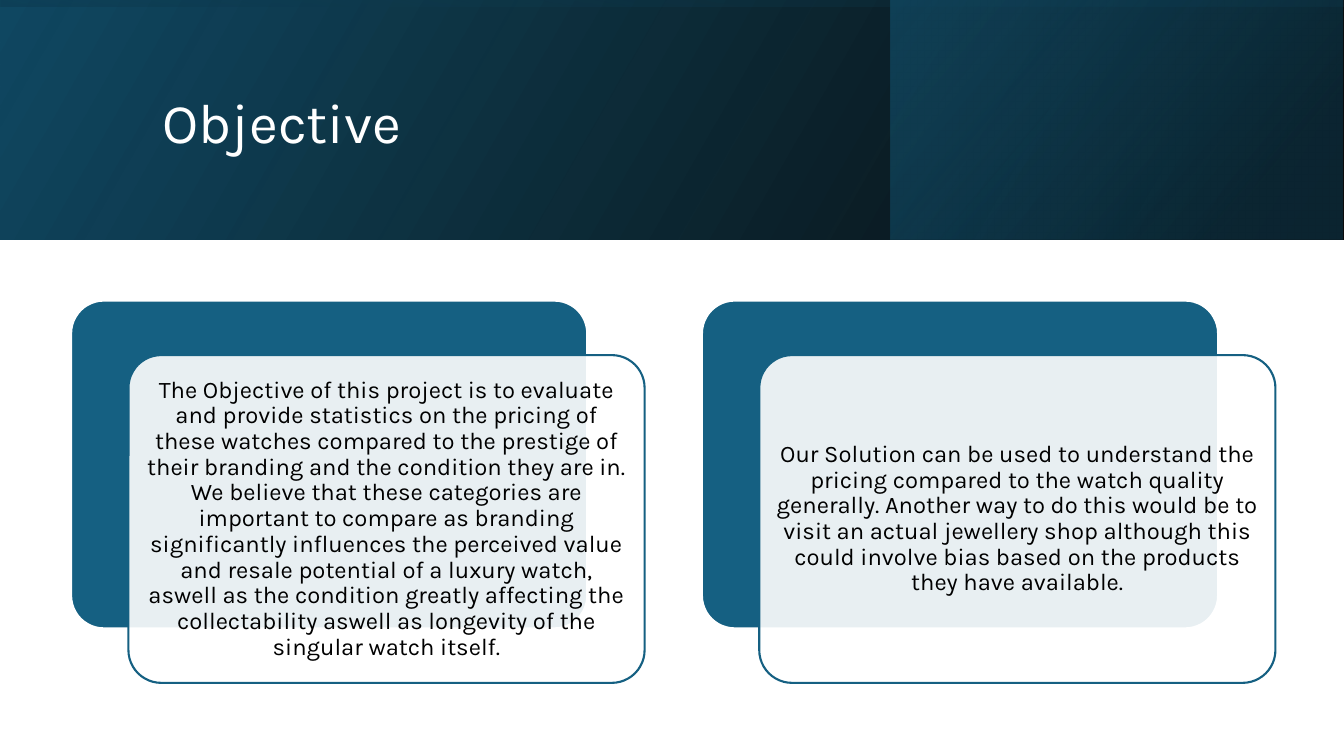
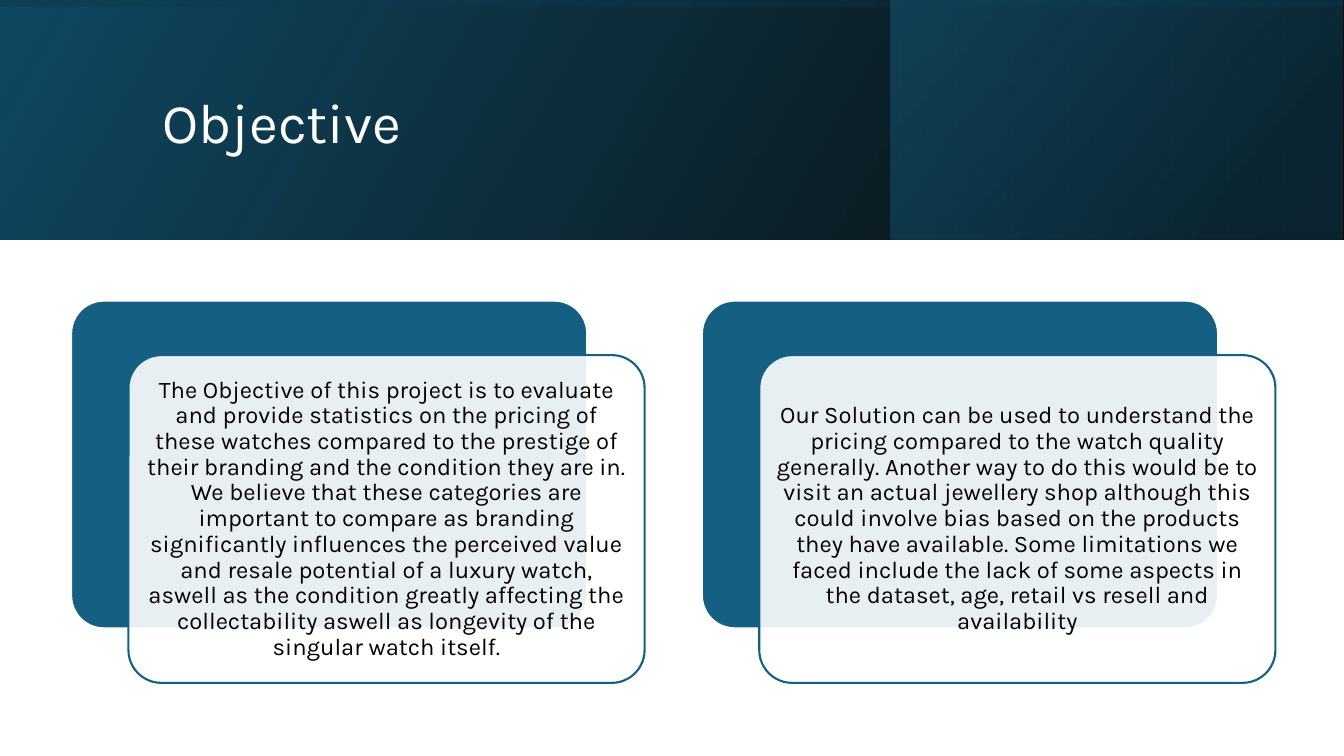
Before and after one commit to SDKELLY06/IEESP, a slide deck: slide 3 of AI Presentation.pptx. Drawn at 1344x756 pixels with LibreOffice and Linux fonts; fonts in the diff are those of the drawing. Boxes give left, top, right and bottom in pixels: in the first picture for what was removed or moved away, otherwise in the second. Text is boxed around its words. In the diff, an @@ line names an element or a change of style, - is before the commit and + after.

```diff
--- a/AI Presentation.pptx
+++ b/AI Presentation.pptx
@@ text at [777,406,1257,635]: text changed @@
-Our Solution can be used to understand the pricing compared to the watch quality generally. Another way to do this would be to visit an actual jewellery shop although this could involve bias based on the products they have available.
+Our Solution can be used to understand the pricing compared to the watch quality generally. Another way to do this would be to visit an actual jewellery shop although this could involve bias based on the products they have available. Some limitations we faced include the lack of some aspects in the dataset, age, retail vs resell and availability
```
Also in this commit, not shown: 4 other slides changed, 4 slides added, 1 other file.
